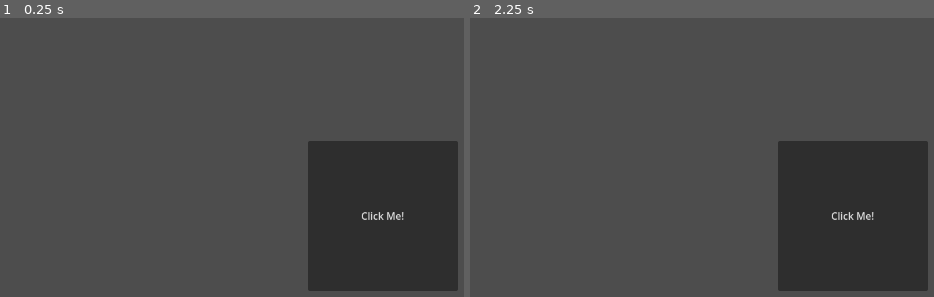
Above: before the commit, frames 1-2 (left to right).
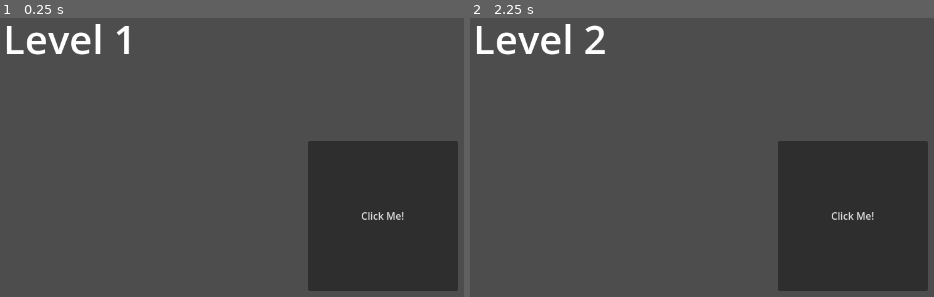
Above: after the commit, the same moments.

Repository: midgame-dev/scene-manager-demo
Game: Godot game, scene res://scenes/main.tscn
Two runs of this game, one before a commit and one after it. Both use one fixed random seed, a clock stepped at 60 frames per second and the inputs below.
Inputs:
- Up to frame 1 (0.25 s): no input
- Up to frame 2 (2.25 s): click "Click Me!" at 0.5 s; click "Click Me!" at 1.25 s; click "Click Me!" at 2 s

The runs differ from the first frame. In frame 1, 1.0% of the frame differs, in the area x 1-28%, y 2-14%; in frame 2, 1.1%, in the area x 1-30%, y 2-14%.

Commit message:
added text to each level

Diff:
--- a/scenes/levels/level1.tscn
+++ b/scenes/levels/level1.tscn
@@ -11,6 +11,24 @@
 anchors_preset = 0
 offset_right = 1280.0
 offset_bottom = 720.0
+
+[node name="MarginContainer" type="MarginContainer" parent="Control"]
+layout_mode = 1
+anchors_preset = 15
+anchor_right = 1.0
+anchor_bottom = 1.0
+grow_horizontal = 2
+grow_vertical = 2
+theme_override_constants/margin_left = 32
+theme_override_constants/margin_top = 32
+theme_override_constants/margin_right = 32
+theme_override_constants/margin_bottom = 32
+
+[node name="RichTextLabel" type="RichTextLabel" parent="Control/MarginContainer"]
+layout_mode = 2
+theme_override_font_sizes/normal_font_size = 64
+bbcode_enabled = true
+text = "Level 1"
 
 [node name="Button" type="Button" parent="Control"]
 layout_mode = 1
--- a/scenes/levels/level2.tscn
+++ b/scenes/levels/level2.tscn
@@ -11,6 +11,24 @@
 anchors_preset = 0
 offset_right = 1280.0
 offset_bottom = 720.0
+
+[node name="MarginContainer" type="MarginContainer" parent="Control"]
+layout_mode = 1
+anchors_preset = 15
+anchor_right = 1.0
+anchor_bottom = 1.0
+grow_horizontal = 2
+grow_vertical = 2
+theme_override_constants/margin_left = 32
+theme_override_constants/margin_top = 32
+theme_override_constants/margin_right = 32
+theme_override_constants/margin_bottom = 32
+
+[node name="RichTextLabel" type="RichTextLabel" parent="Control/MarginContainer"]
+layout_mode = 2
+theme_override_font_sizes/normal_font_size = 64
+bbcode_enabled = true
+text = "Level 2"
 
 [node name="Button" type="Button" parent="Control"]
 layout_mode = 1
